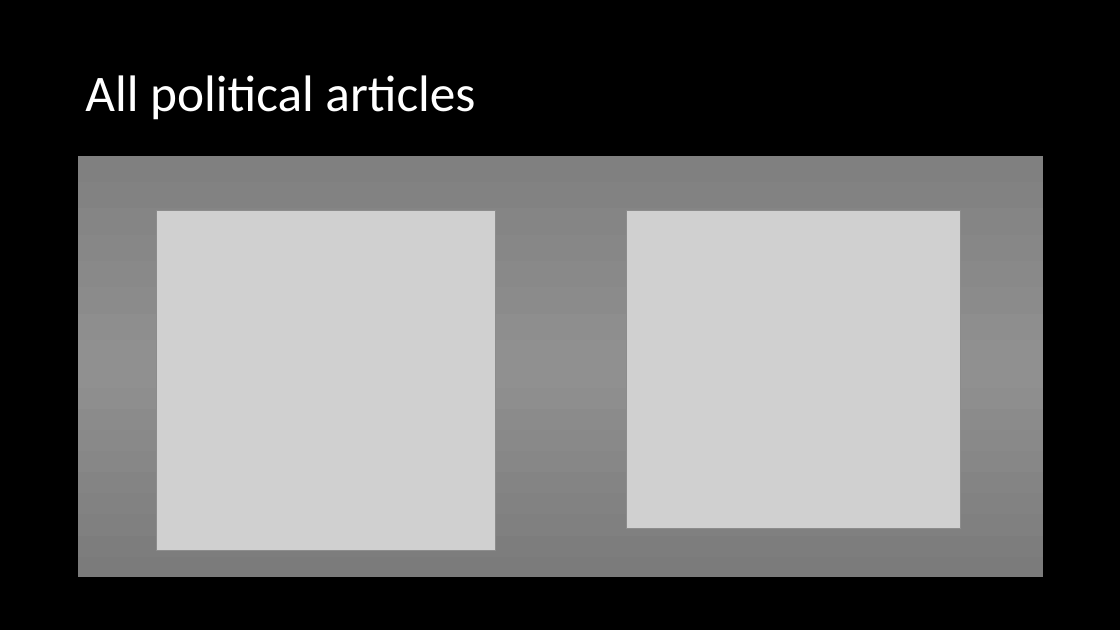
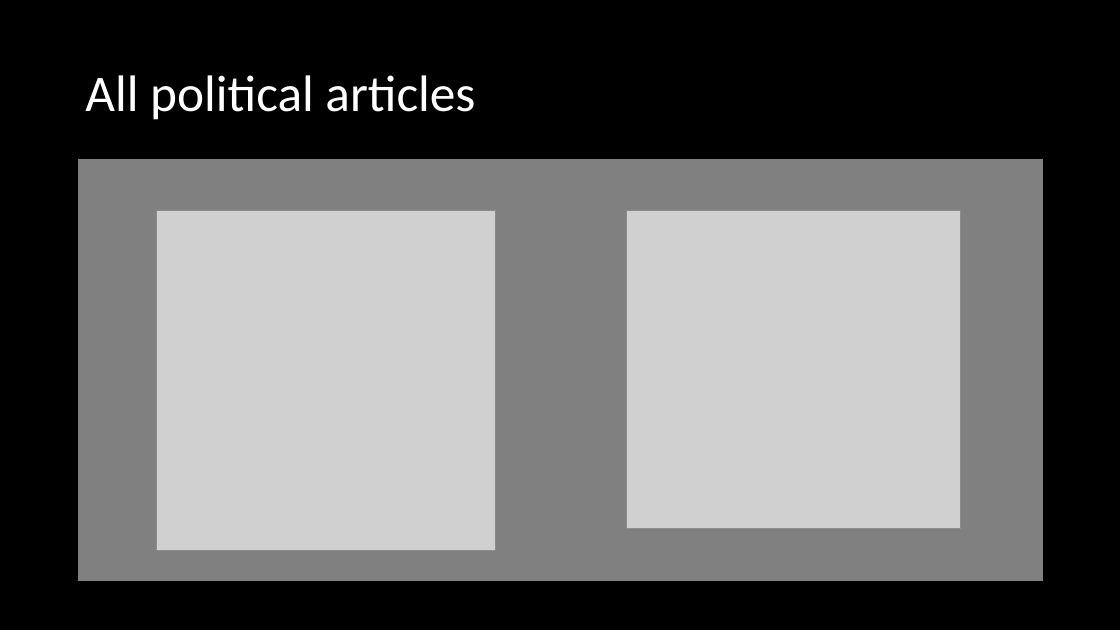
Before and after one commit to jrizcallah/Springboard, a slide deck: slide 25 of Springboard/data_storytelling/sentiment_bias_presentation.pptx. Drawn at 1120x630 pixels with LibreOffice and Linux fonts; fonts in the diff are those of the drawing; grey boxes stand for pictures. Boxes give left, top, right and bottom in pixels: in the first picture for what was removed or moved away, otherwise in the second. Text is boxed around its words. In the diff, an @@ line names an element or a change of style, - is before the commit and + after.

```diff
--- a/Springboard/data_storytelling/sentiment_bias_presentation.pptx
+++ b/Springboard/data_storytelling/sentiment_bias_presentation.pptx
@@ rectangle: place and size @@
-rectangle at [77,155,1044,578]
+rectangle at [77,159,1044,581]
@@ rectangle at [77,159,1044,581]: fill gradient #808080 to #909090 to #7C7C7C to gradient #808080 to #7C7C7C @@
```
Also in this commit, not shown: 3 other slides changed, 11 slides added, 1 slide removed, 7 other files.
